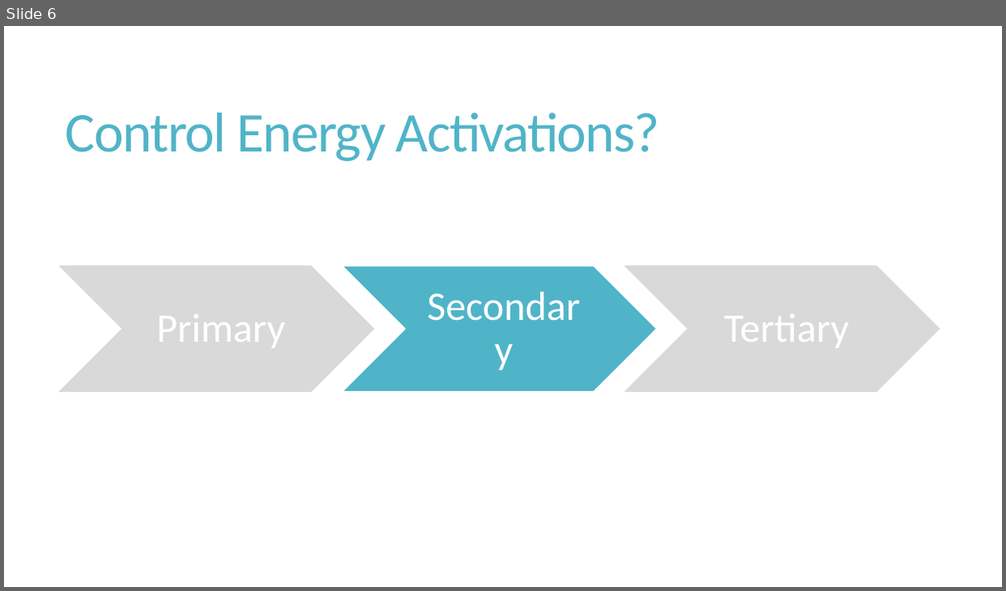
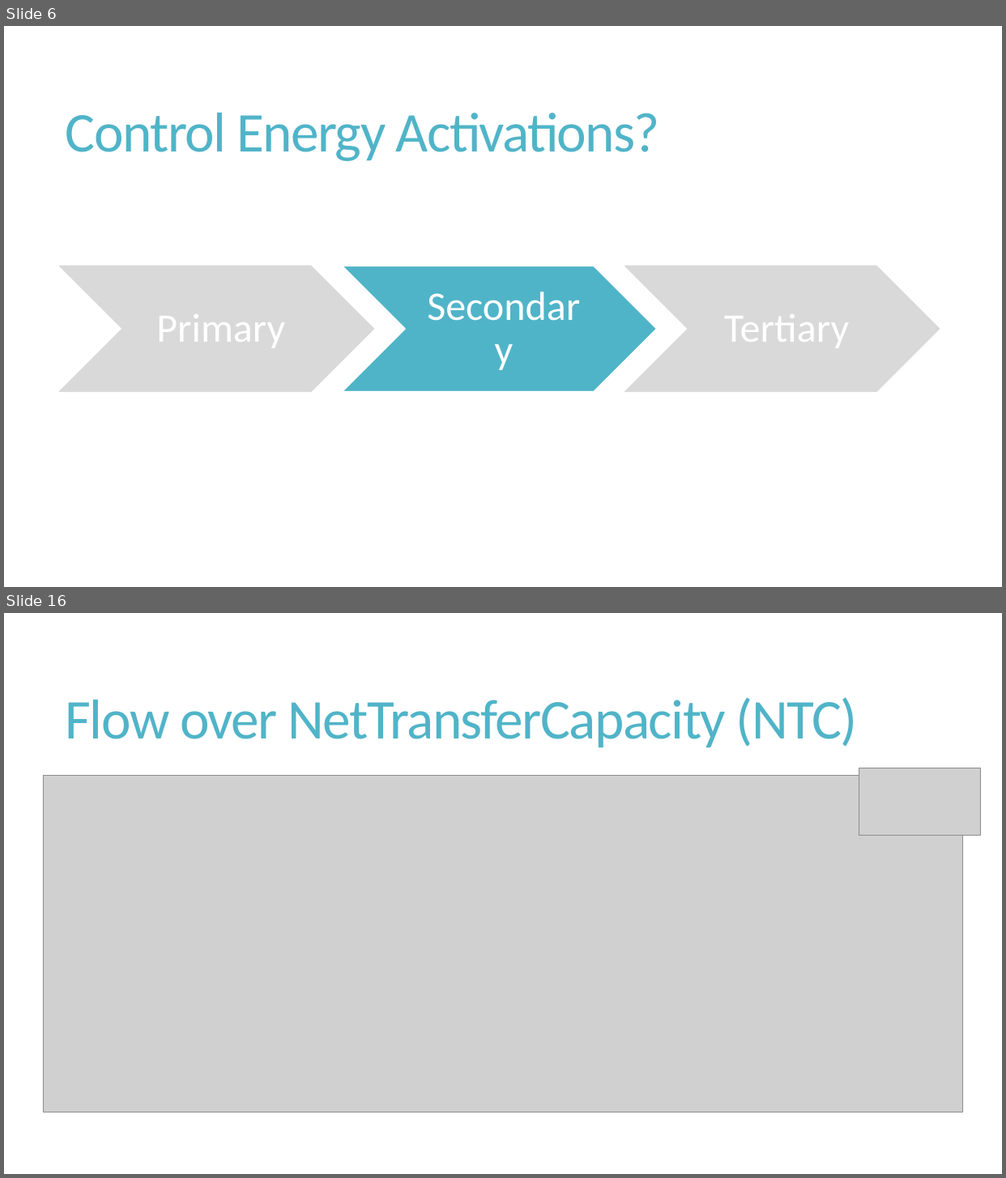
Before and after one commit to v4rp1ng/EDHD_2024_BKW_Predicting_aFRR_Volumes, a slide deck: Predicting Control Energy Volumes for Grid Stability.pptx. Shown one above the other, each under a label of ours: slide 6 before the commit, slides 6 and 16 after it; the slides between them are not shown. The pictures are 1006x591 and 1006x1178 pixels, drawn with LibreOffice and Linux fonts; fonts in the diff are those of the drawing; grey boxes stand for pictures. Boxes give left, top, right and bottom in pixels: in the first picture for what was removed or moved away, otherwise in the second. Text is boxed around its words. In the diff, an @@ line names an element or a change of style, - is before the commit and + after.

```diff
--- a/Predicting Control Energy Volumes for Grid Stability.pptx
+++ b/Predicting Control Energy Volumes for Grid Stability.pptx
@@ slide 16 added at bbox=[4, 613, 1002, 1174], background #FFFFFF @@
@@ title added at bbox=[66, 697, 858, 747], 54 pt, text #50B4C8 @@
+Flow over NetTransferCapacity (NTC)
@@ picture added at bbox=[43, 776, 963, 1112] @@
@@ picture added at bbox=[859, 768, 981, 835] @@
```
Also in this commit, not shown: 5 slides changed, 8 other slides added, 4 slides removed.
